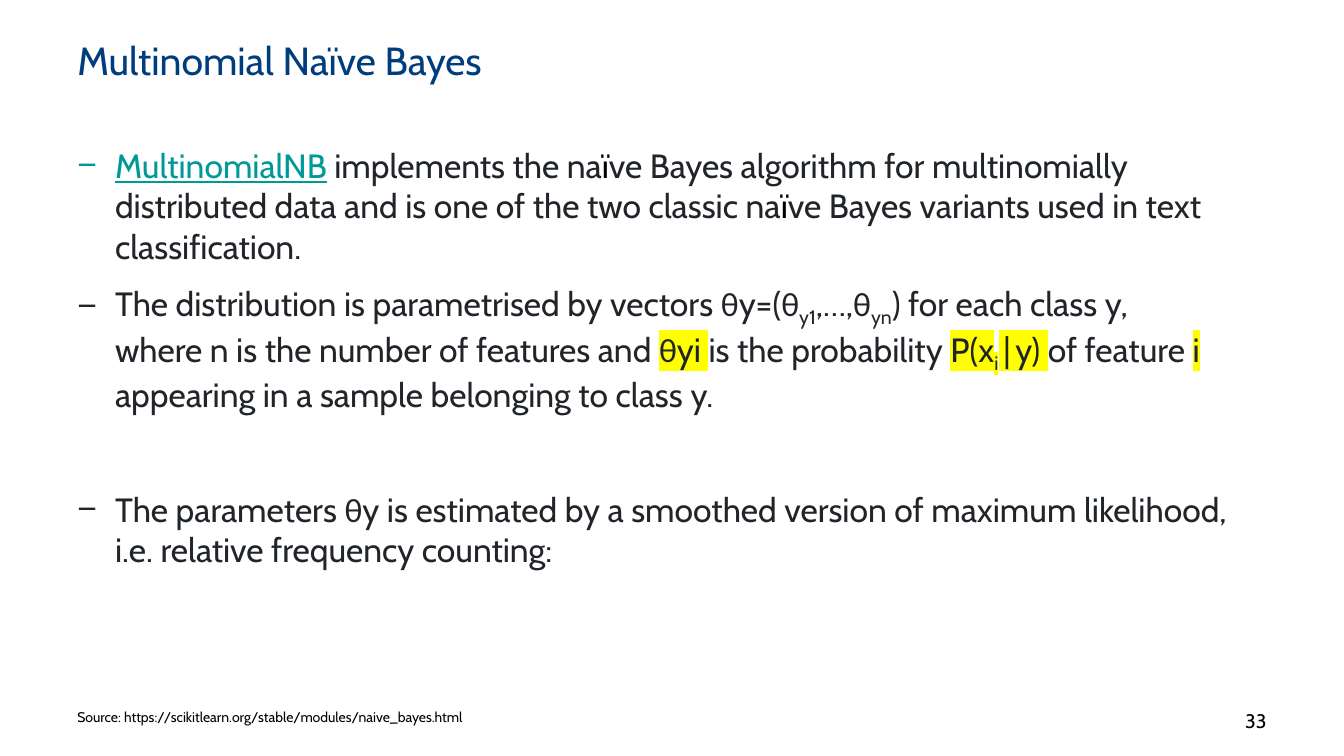
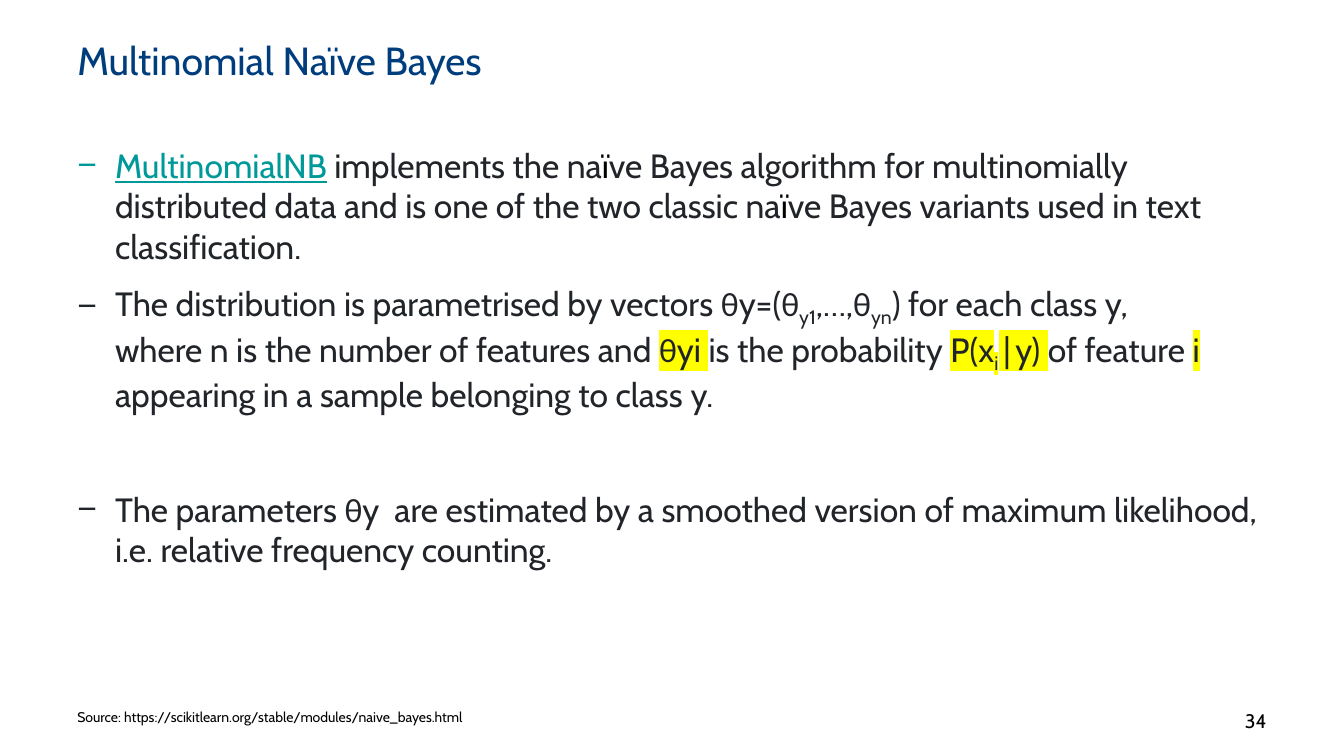
Before and after one commit to ML4NS/ml4ns.github.io, a slide deck: slide 34 of slides/04- Bayesian models/ML4NuerScience_BayesianModels.pptx (slide 33 before the commit). Drawn at 1344x756 pixels with LibreOffice and Linux fonts; fonts in the diff are those of the drawing; background and template pictures are left out. Boxes give left, top, right and bottom in pixels: in the first picture for what was removed or moved away, otherwise in the second. Text is boxed around its words. In the diff, an @@ line names an element or a change of style, - is before the commit and + after.

```diff
--- a/slides/04- Bayesian models/ML4NuerScience_BayesianModels.pptx
+++ b/slides/04- Bayesian models/ML4NuerScience_BayesianModels.pptx
@@ text at [115, 496, 1257, 570]: text changed @@
-− The parameters θy is estimated by a smoothed version of maximum likelihood, i.e. relative frequency counting:
+− The parameters θy are estimated by a smoothed version of maximum likelihood, i.e. relative frequency counting.
@@ page number at [1245, 714, 1267, 729]: text changed @@
-33
+34
```
Also in this commit, not shown: 26 other slides changed, 2 slides added, 1 other file.
